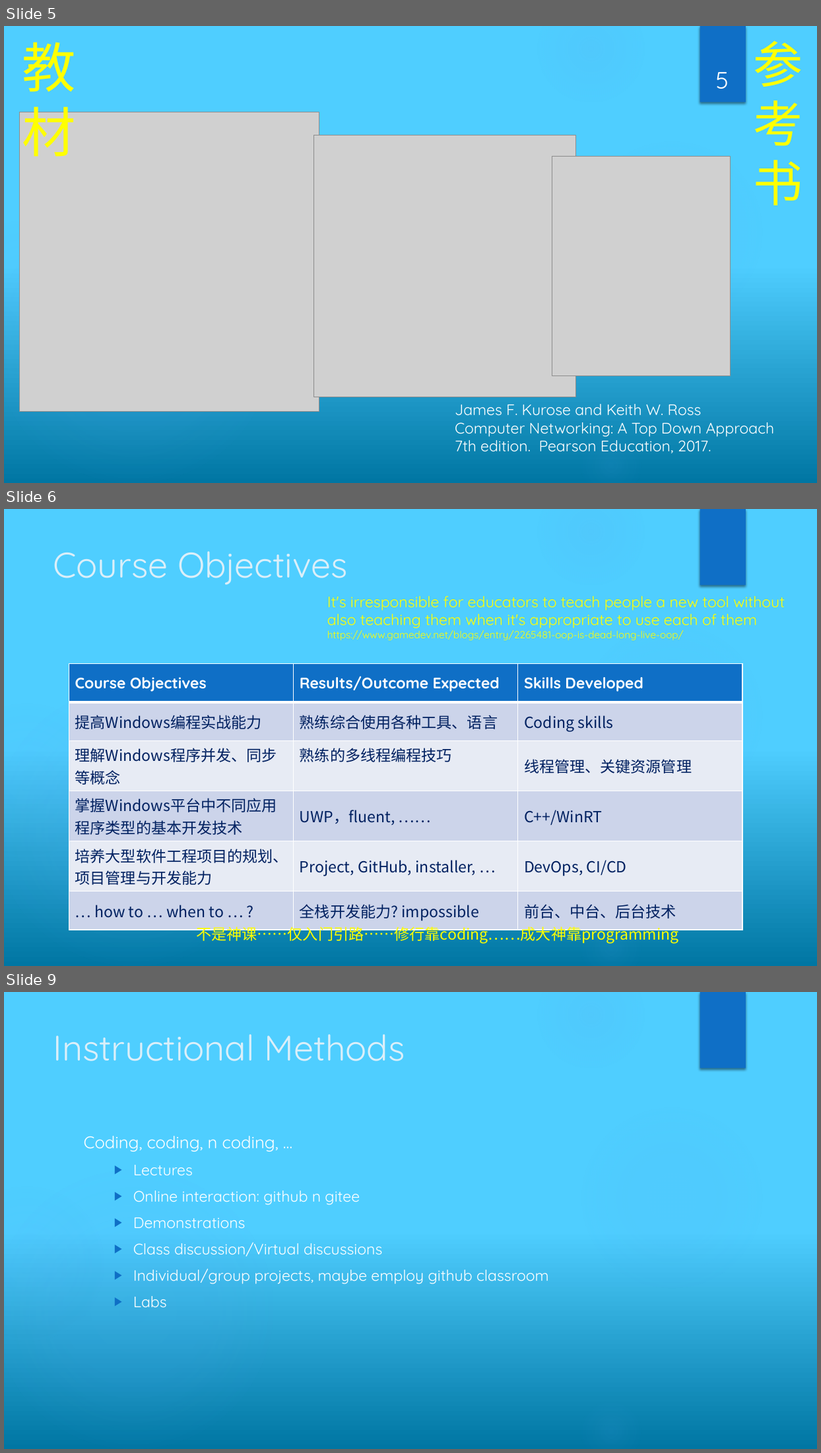
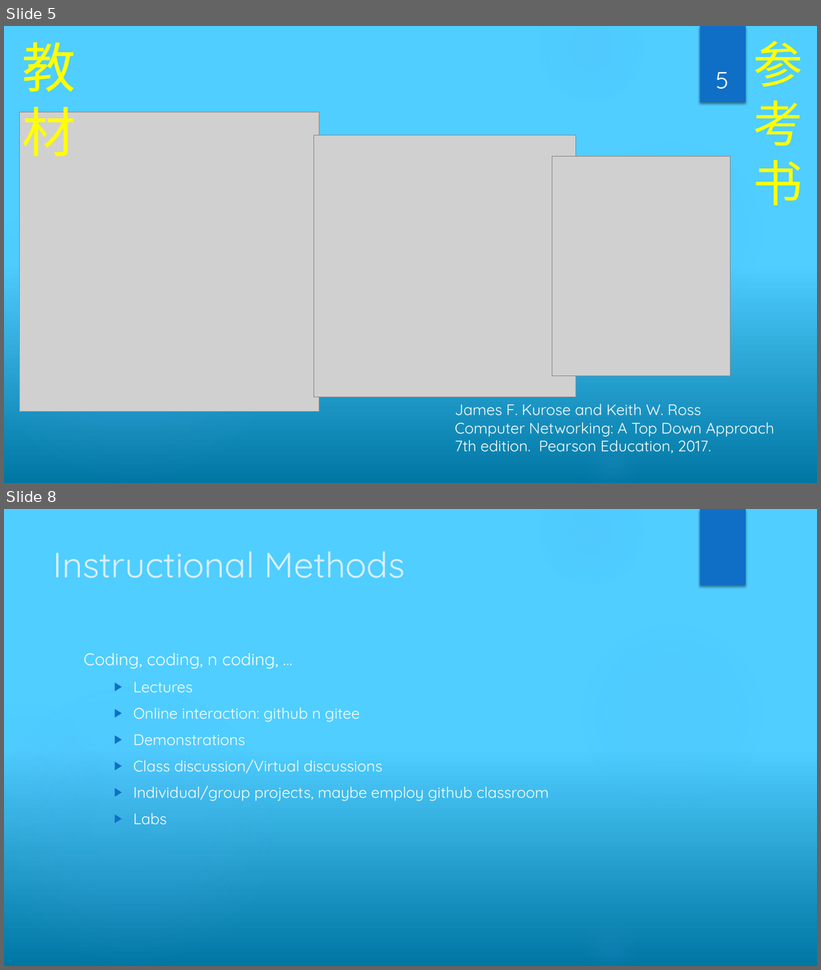
Before and after one commit to network-whu/2021, a slide deck: slides/instruction/introduction.pptx. Shown one above the other, each under a label of ours: slides 5, 6 and 9 before the commit, slides 5 and 8 after it; the slides between them are not shown. The pictures are 821x1453 and 821x970 pixels, drawn with LibreOffice and Linux fonts; fonts in the diff are those of the drawing; grey boxes stand for pictures. Boxes give left, top, right and bottom in pixels: in the first picture for what was removed or moved away, otherwise in the second. Text is boxed around its words. In the diff, an @@ line names an element or a change of style, - is before the commit and + after.

```diff
--- a/slides/instruction/introduction.pptx
+++ b/slides/instruction/introduction.pptx
@@ slide 6 removed at [4,509,817,966], background gradient #0076A3 to #4FCEFF; not listed: 6 template elements that a slide beside it also shows @@
@@ title removed at [54,551,348,585] @@
-Course Objectives
@@ text removed at [327,596,785,640] @@
-It's irresponsible for educators to teach people a new tool without also teaching them when it's appropriate to use each of them
-https://www.gamedev.net/blogs/entry/2265481-oop-is-dead-long-live-oop/
@@ table removed at [69,664,742,923], 6 rows, 3 columns @@
-Course Objectives | Results/Outcome Expected | Skills Developed
-提高Windows编程实战能力 | 熟练综合使用各种工具、语言 | Coding skills
-理解Windows程序并发、同步等概念 | 熟练的多线程编程技巧 | 线程管理、关键资源管理
-掌握Windows平台中不同应用程序类型的基本开发技术 | UWP，fluent, …… | C++/WinRT
-培养大型软件工程项目的规划、项目管理与开发能力 | Project, GitHub, installer, … | DevOps, CI/CD
-… how to … when to … ? | 全栈开发能力? impossible | 前台、中台、后台技术
@@ text removed at [196,925,679,944] @@
-不是神课……仅入门引路……修行靠coding……成大神靠programming
@@ what was slide 9 is now slide 8 @@
```
Also in this commit, not shown: 5 slides changed, 1 other slide removed, 1 other file.
